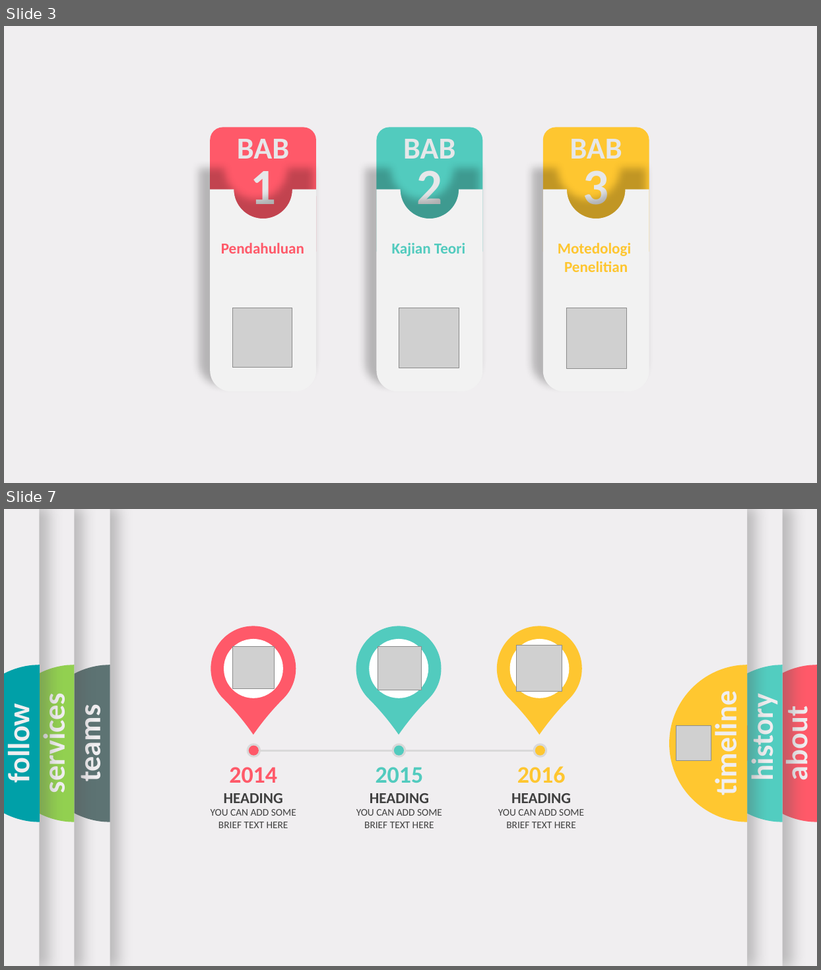
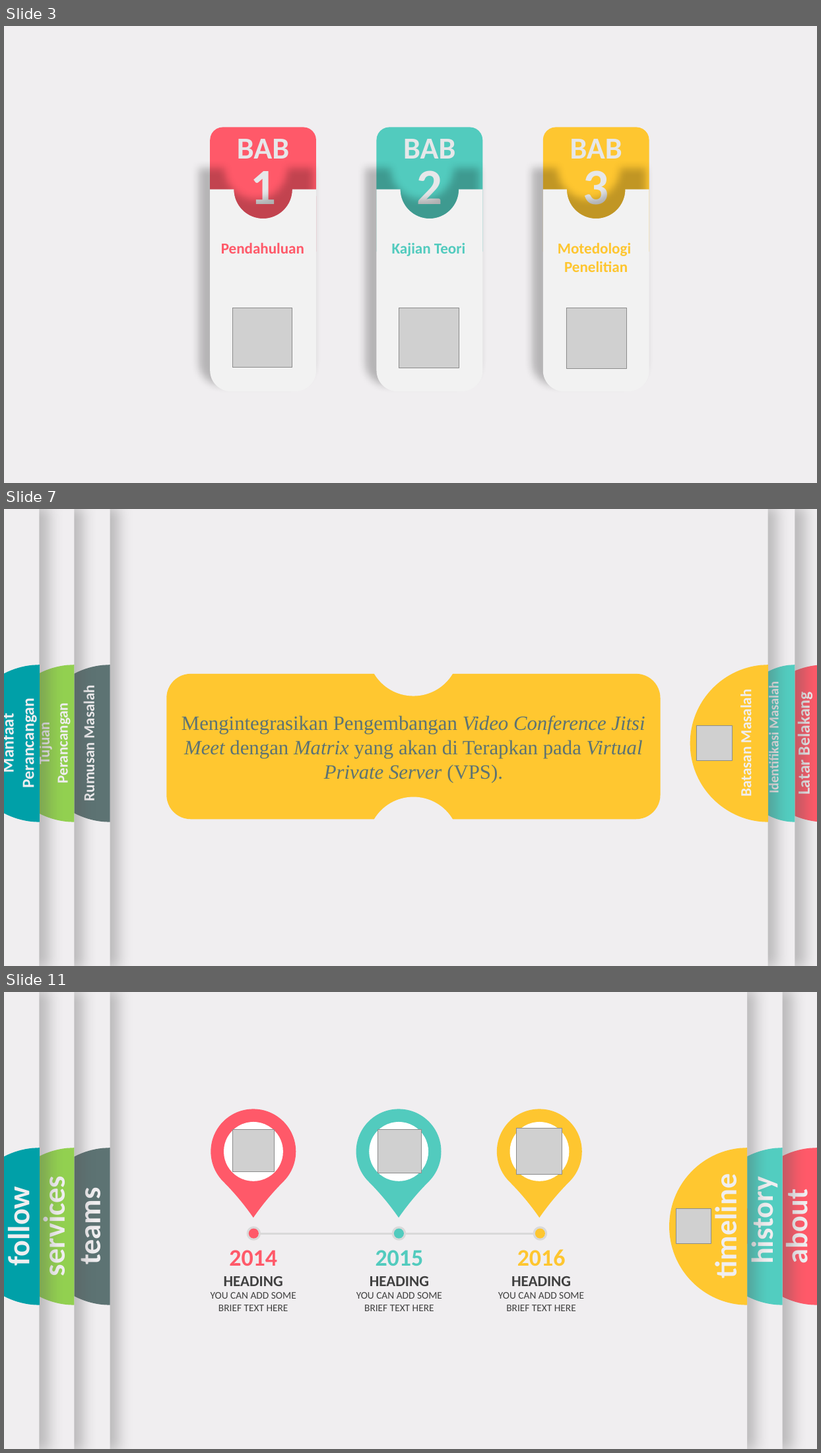
Before and after one commit to triadmoko/skripsi, a slide deck: Sempro/Sempro .pptx. Shown one above the other, each under a label of ours: slides 3 and 7 before the commit, slides 3, 7 and 11 after it; the slides between them are not shown. The pictures are 821x970 and 821x1453 pixels, drawn with LibreOffice and Linux fonts; fonts in the diff are those of the drawing; grey boxes stand for pictures; background and template pictures are left out. Boxes give left, top, right and bottom in pixels: in the first picture for what was removed or moved away, otherwise in the second. Text is boxed around its words. In the diff, an @@ line names an element or a change of style, - is before the commit and + after.

```diff
--- a/Sempro/Sempro .pptx
+++ b/Sempro/Sempro .pptx
@@ slide 7 added at box(4, 509, 817, 966), background #F0EEF0 @@
@@ rectangle added at box(4, 509, 817, 966), fill #F0EEF0 @@
@@ rectangle added at box(4, 509, 110, 966), fill #F0EEF0 @@
@@ rectangle added at box(4, 509, 75, 966), fill #F0EEF0 @@
@@ rectangle added at box(4, 509, 40, 966), fill #F0EEF0 @@
@@ rectangle added at box(32, 509, 795, 966), fill #F0EEF0 @@
@@ ellipse added at box(368, 605, 459, 696), fill #F0EEF0 @@
@@ freeform shape added at box(4, 665, 74, 823), fill #92D050 @@
@@ freeform shape added at box(4, 665, 40, 823), fill #00A0A8 @@
@@ freeform shape added at box(32, 665, 110, 823), fill #5D7373 @@
@@ freeform shape added at box(729, 665, 795, 823), fill #52CDC0 @@
@@ freeform shape added at box(747, 665, 817, 823), fill #FF5969 @@
@@ rounded rectangle added at box(167, 674, 661, 819), fill #FFC730, 24 pt, text #5D7373 @@
+Mengintegrasikan Pengembangan Video Conference Jitsi Meet dengan Matrix yang akan di Terapkan pada Virtual Private Server (VPS).
@@ text added at box(766, 686, 782, 792), 16 pt, text #F0EEF0, bold @@
+Identifikasi Masalah
@@ text added at box(80, 691, 98, 800), 18 pt, text #F0EEF0, bold @@
+Rumusan Masalah
@@ text added at box(793, 698, 814, 795), 20 pt, text #F0EEF0, bold @@
+Latar Belakang
@@ text added at box(4, 708, 38, 786), 20 pt, text #F0EEF0, bold @@
+Manfaat Perancangan
@@ text added at box(35, 712, 72, 782), 18 pt, text #F0EEF0, bold @@
+Tujuan Perancangan
@@ group added at box(104, 509, 768, 966): 1 rectangle, 1 freeform shape, 1 text, 1 picture @@
+Batasan Masalah
@@ ellipse added at box(368, 797, 459, 889), fill #F0EEF0 @@
@@ what was slide 7 is now slide 11 @@
```
Also in this commit, not shown: 3 slides changed, 4 other slides added, 1 slide removed, 1 other file.
